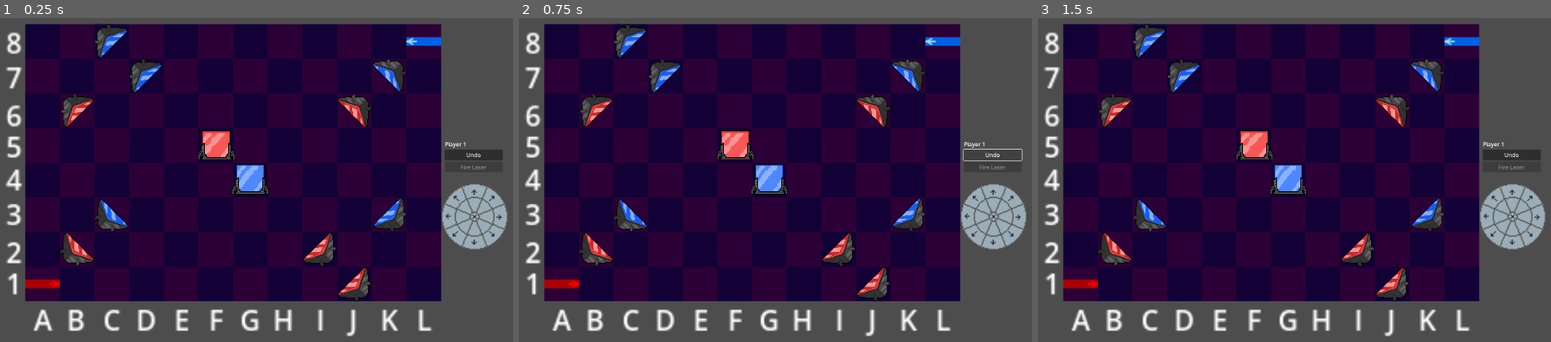
Above: before the commit, frames 1-3 (left to right).
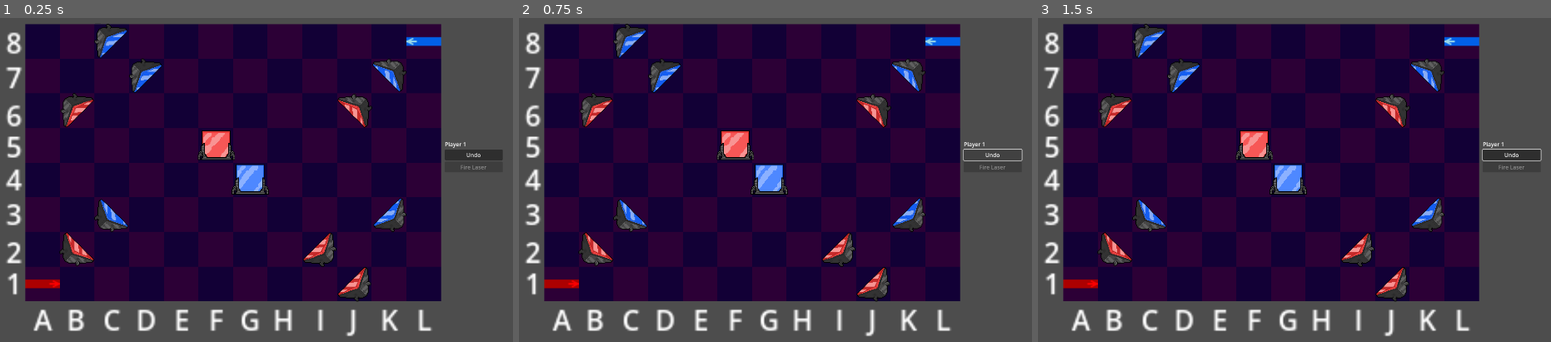
Above: after the commit, the same moments.

Repository: mzbrubak/Reflectix
Game: Godot game, scene res://Scenes/main.tscn
The game is run twice, just before and just after one commit, with the same random seed, the same clock (stepped at 60 frames per second) and the same inputs.
Inputs (mouse positions are in pixels of both pictures, inside the frame that each line leads up to):
- Up to frame 1 (0.25 s): no input
- Up to frame 2 (0.75 s): click "Undo" at 0.5 s
- Up to frame 3 (1.5 s): click (1515, 215) at 1.27 s

The runs differ from the first frame. In frame 1, 1.9% of the frame differs, in the area x 86-99%, y 51-72%; in frame 2, 1.9%; in frame 3, 1.9%, in the area x 86-99%, y 40-72%.

Commit message:
Deselect rotationUI when not choosing a piece

Diff:
--- a/Scenes/mirror_sprite_2d.gd
+++ b/Scenes/mirror_sprite_2d.gd
@@ -22,6 +22,7 @@
 				return
 
 			SignalBus.selection.emit(true)
+			SignalBus.rotation_selection.emit(true)
 			#TODO make this global to prevent other pieces
 			#left selection
 			var new_selector = selector.instantiate()
--- a/Scenes/rotation_ui.gd
+++ b/Scenes/rotation_ui.gd
@@ -3,9 +3,12 @@
 
 # Called when the node enters the scene tree for the first time.
 func _ready():
-	pass # Replace with function body.
+	SignalBus.rotation_selection.connect(on_rotate_selection)
 
 
 # Called every frame. 'delta' is the elapsed time since the previous frame.
 func _process(delta):
 	pass
+
+func on_rotate_selection(rotate_selection):
+	$".".visible = rotate_selection
--- a/Scenes/rotation_ui.tscn
+++ b/Scenes/rotation_ui.tscn
@@ -159,6 +159,7 @@
 region = Rect2(64, 192, 64, 64)
 
 [node name="RotationUI" type="Control"]
+visible = false
 layout_mode = 3
 anchors_preset = 15
 anchor_right = 1.0
--- a/Scenes/selector_sprite_2d.gd
+++ b/Scenes/selector_sprite_2d.gd
@@ -21,6 +21,7 @@
 
 			get_tree().call_group("selectors", "queue_free")
 			SignalBus.move_made.emit(true)
+			SignalBus.rotation_selection.emit(false)
 			SignalBus.undo_disabled.emit(false)
 
 
--- a/global/SignalBus.gd
+++ b/global/SignalBus.gd
@@ -1,6 +1,7 @@
 extends Node
 
 signal selection(selected)
+signal rotation_selection(selected)
 signal piece(piece_node)
 signal is_player1_moving(player_1_moving)
 signal query_piece_rotation(piece_node)#goal: when selecting a piece, get its rotation and z state and send to UI
